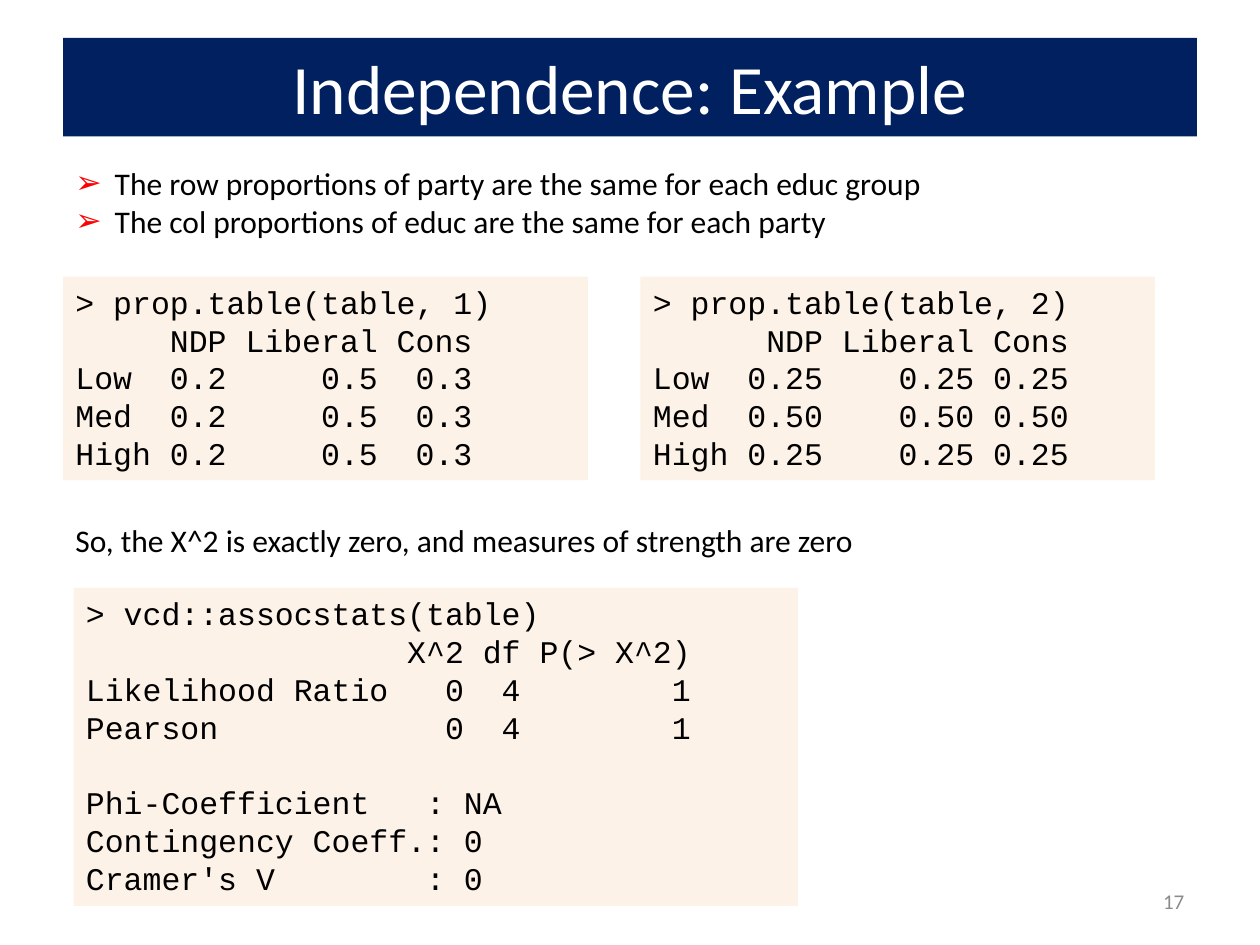
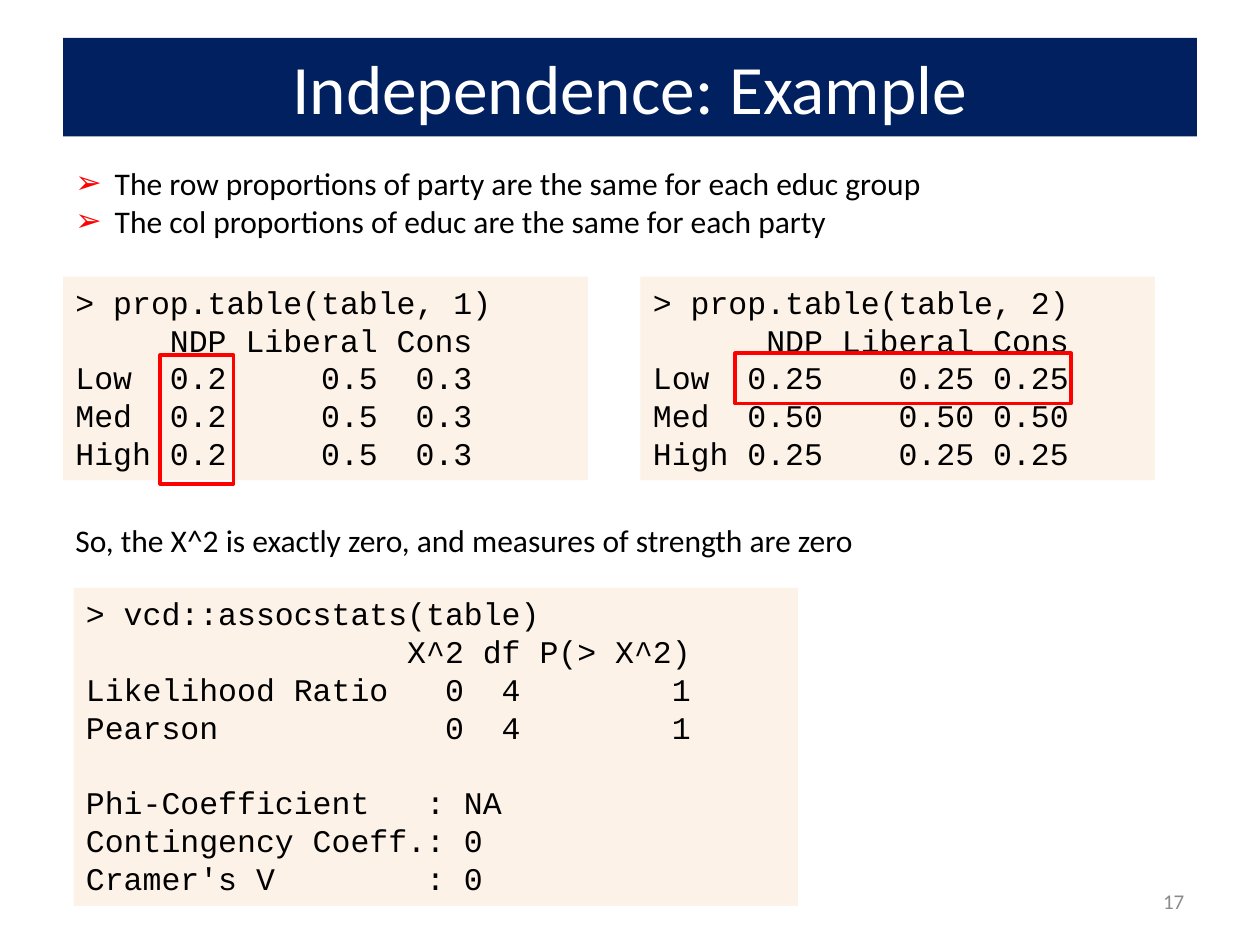
Before and after one commit to friendly/psy6136, a slide deck: slide 17 of lectures/03-Twoway1.pptx. Drawn at 1260x945 pixels with LibreOffice and Linux fonts; fonts in the diff are those of the drawing. Boxes give left, top, right and bottom in pixels: in the first picture for what was removed or moved away, otherwise in the second. Text is boxed around its words. In the diff, an @@ line names an element or a change of style, - is before the commit and + after.

```diff
--- a/lectures/03-Twoway1.pptx
+++ b/lectures/03-Twoway1.pptx
@@ rectangle added at (160,355,233,484), outline #FF0000 2 pt @@
@@ rectangle added at (735,353,1071,403), outline #FF0000 2 pt @@
```
Also in this commit, not shown: 1 other slide changed, 9 other files.
